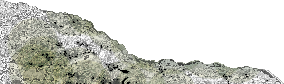
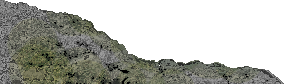
The second 284x84 image is a revision of the first. Changes to its layers:
painted on "forestm3.png" over (0, 0, 284, 84)
